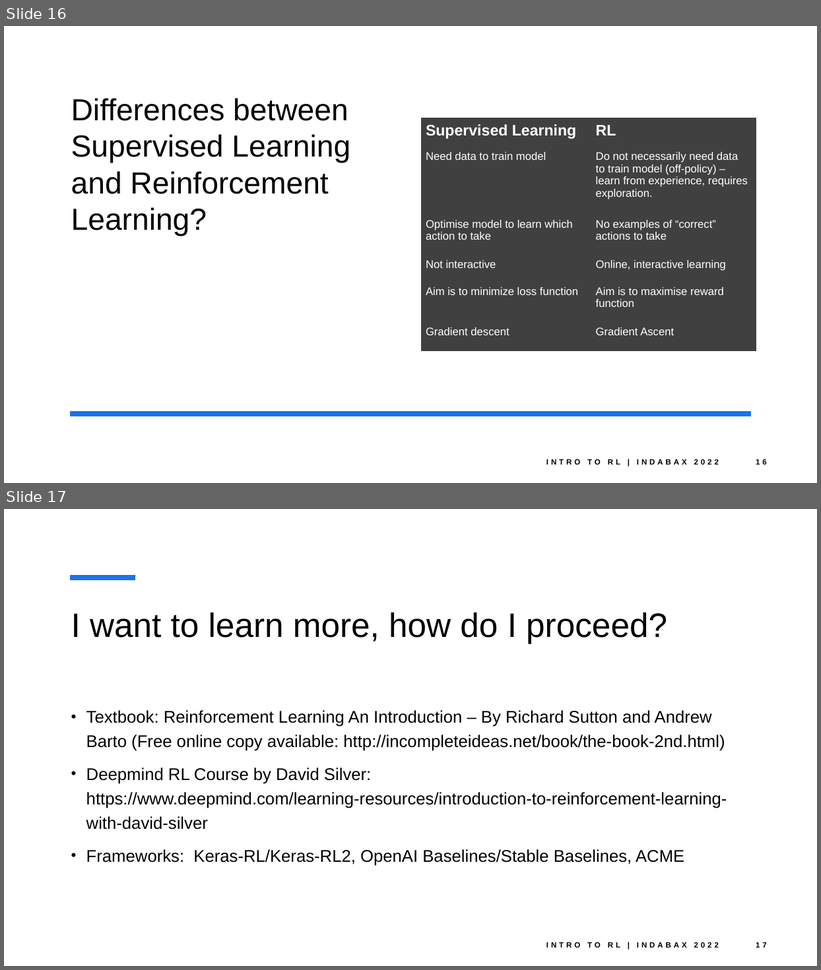
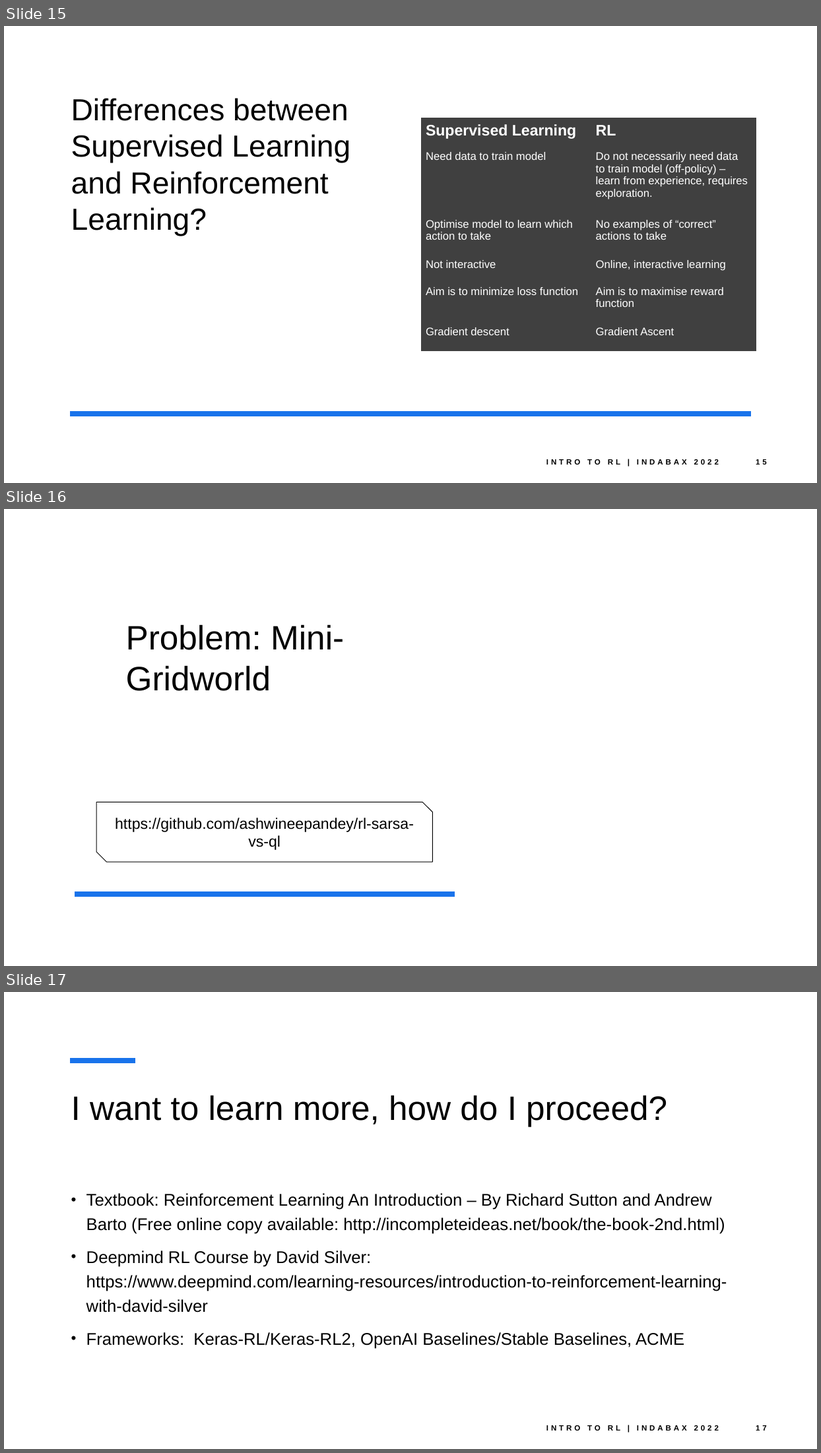
Before and after one commit to ashwineepandey/talk-indabax-2022, a slide deck: IntroToReinforcementLearning_IndabaX2022_001.pptx. Shown one above the other, each under a label of ours: slides 16 and 17 before the commit, slides 15, 16 and 17 after it. The pictures are 821x970 and 821x1453 pixels, drawn with LibreOffice and Linux fonts; fonts in the diff are those of the drawing; background and template pictures are left out. Boxes give left, top, right and bottom in pixels: in the first picture for what was removed or moved away, otherwise in the second. Text is boxed around its words. In the diff, an @@ line names an element or a change of style, - is before the commit and + after.

```diff
--- a/IntroToReinforcementLearning_IndabaX2022_001.pptx
+++ b/IntroToReinforcementLearning_IndabaX2022_001.pptx
@@ slide 16 added at <box>4,509,817,966</box>, background picture (left out) @@
@@ rectangle added at <box>75,580,455,896</box>, fill #FFFFFF @@
@@ title added at <box>126,625,344,691</box>, 40 pt, text #000000 @@
+Problem: Mini-Gridworld
@@ snip diag rect added at <box>96,803,433,862</box>, outline #000000 0.75 pt, 18 pt, text #000000 @@
+https://github.com/ashwineepandey/rl-sarsa-vs-ql
@@ line added from (75, 894) to (455, 894), #1973EB 6 pt @@
@@ what was slide 16 is now slide 15 @@
```
Also in this commit, not shown: 6 slides changed, 1 other slide added, 2 slides removed, 1 other file.
